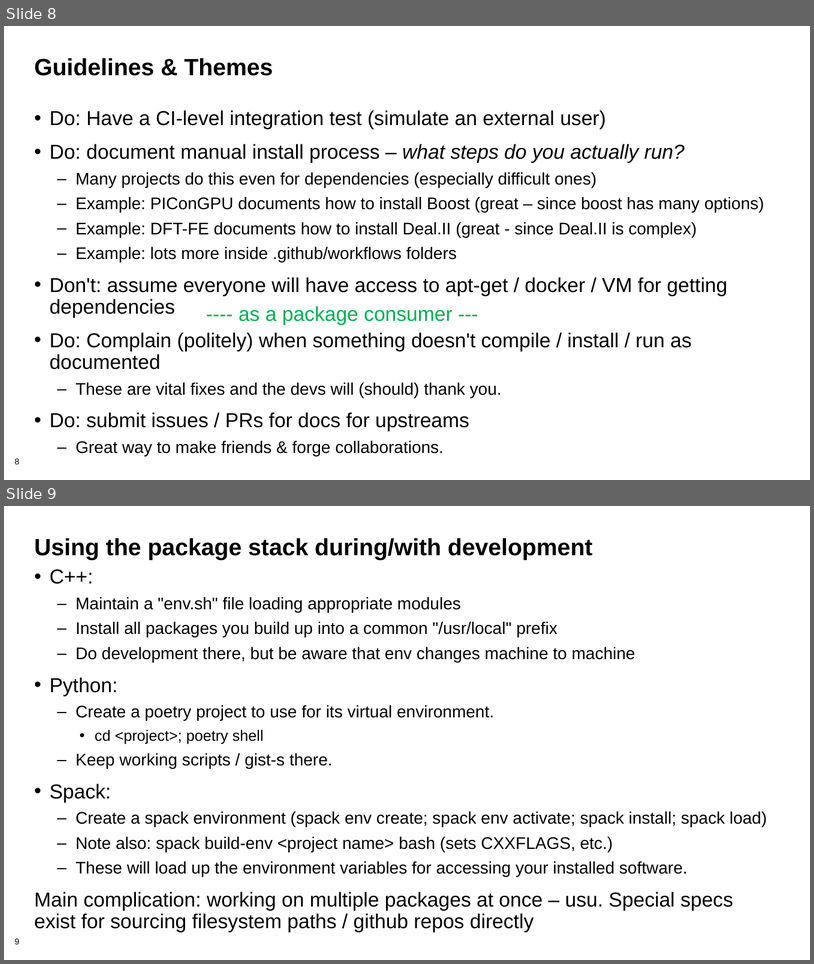
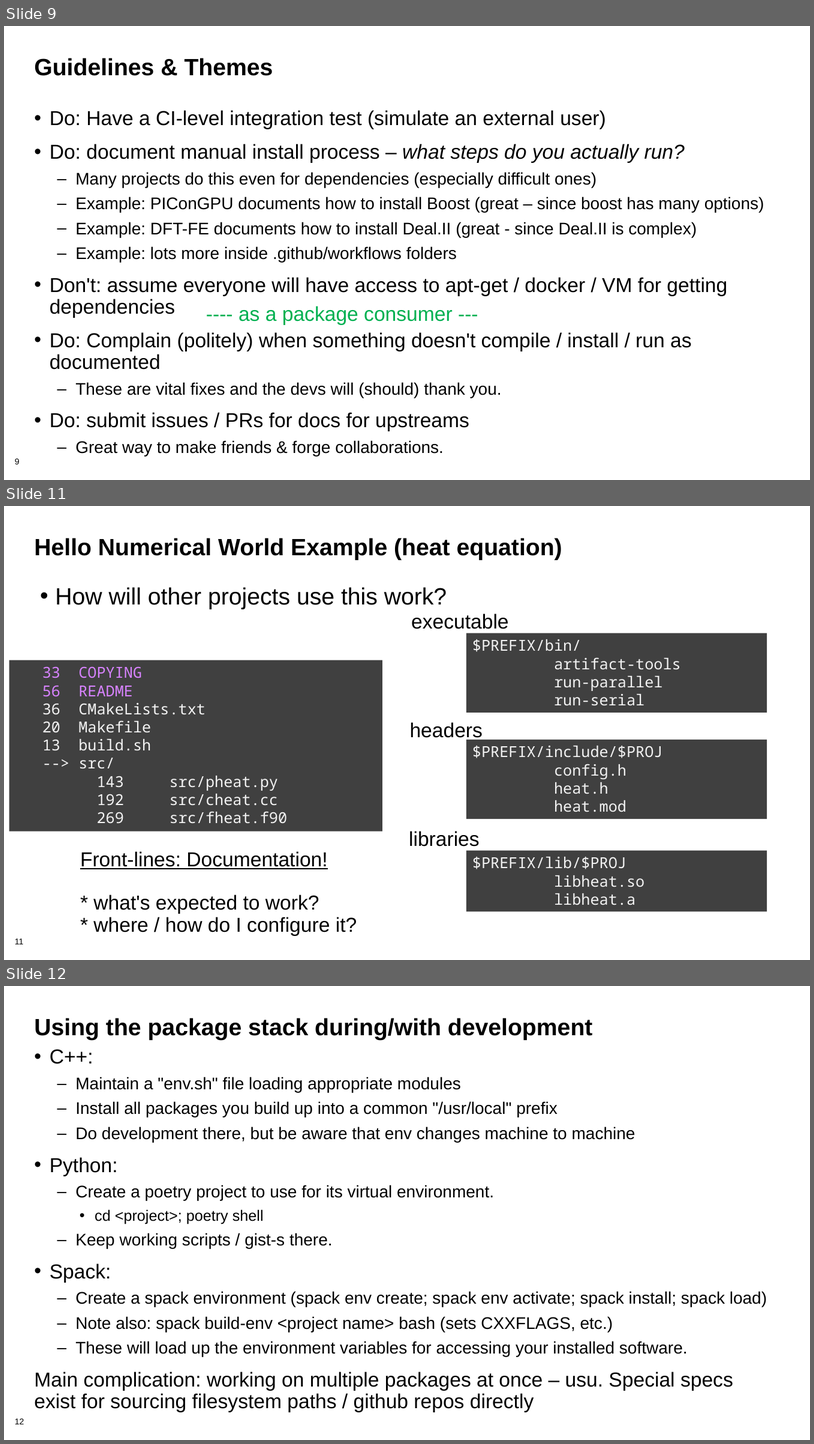
Before and after one commit to bssw-tutorial/presentations, a slide deck: packaging-short.pptx. Shown one above the other, each under a label of ours: slides 8 and 9 before the commit, slides 9, 11 and 12 after it; the slides between them are not shown. The pictures are 814x964 and 814x1444 pixels, drawn with LibreOffice and Linux fonts; fonts in the diff are those of the drawing; background and template pictures are left out. Boxes give left, top, right and bottom in pixels: in the first picture for what was removed or moved away, otherwise in the second. Text is boxed around its words. In the diff, an @@ line names an element or a change of style, - is before the commit and + after.

```diff
--- a/packaging-short.pptx
+++ b/packaging-short.pptx
@@ slide 11 added at [4,506,810,960], background #FFFFFF; not listed: 1 template element that a slide beside it also shows @@
@@ title added at [34,538,563,560], 28 pt, text #000000, bold @@
+Hello Numerical World Example (heat equation)
@@ text added at [55,587,447,609], 28 pt, text #000000 @@
+• How will other projects use this work?
@@ text added at [411,613,509,629], 24 pt, text #000000 @@
+  executable
@@ rectangle added at [467,633,767,712], fill #404040, 18 pt, text #F2F2F2 @@
+$PREFIX/bin/
+artifact-tools
+run-parallel
+run-serial
@@ rectangle added at [9,660,383,831], fill #404040, 18 pt, text #F2F2F2 @@
+33 COPYING
+56 README
+36 CMakeLists.txt
+20 Makefile
+13 build.sh
+--> src/
+143 src/pheat.py
+192 src/cheat.cc
+269 src/fheat.f90
@@ text added at [410,722,483,741], 24 pt, text #000000 @@
+  headers
@@ rectangle added at [467,739,767,819], fill #404040, 18 pt, text #F2F2F2 @@
+$PREFIX/include/$PROJ
+config.h
+heat.h
+heat.mod
@@ text added at [409,831,480,846], 24 pt, text #000000 @@
+  libraries
@@ text added at [80,851,357,936], 24 pt, text #000000 @@
+Front-lines: Documentation!
+* what's expected to work?
+* where / how do I configure it?
@@ rectangle added at [467,850,767,912], fill #404040, 18 pt, text #F2F2F2 @@
+$PREFIX/lib/$PROJ
+libheat.so
+libheat.a
@@ what was slide 8 is now slide 9 @@
@@ what was slide 9 is now slide 12 @@
@@ page number at [15,1418,24,1424]: text changed @@
-9
+12
```
Also in this commit, not shown: 5 slides changed, 3 other slides added, 1 slide removed.
